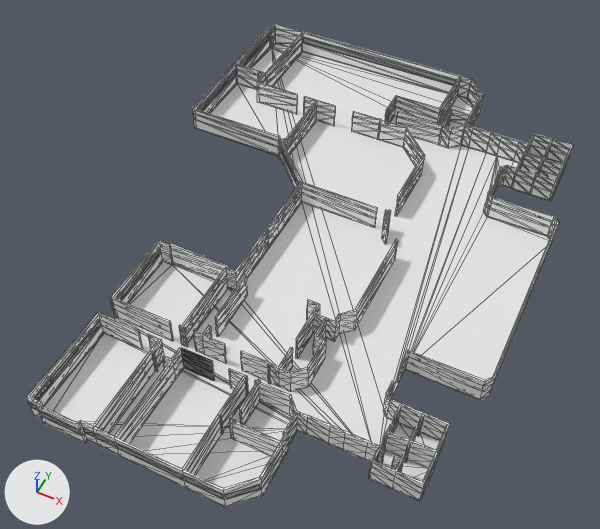
The glTF model models/all/A/Erdgeschoss/model.glb as it was, and as the next commit left it.
The view is the same before and after, from a camera (50 mm lens) standing at (42.8, -4.6, 64.4) and looking at (16.1, 48.7, -2.3). The axes (+X, +Y, +Z) are drawn at lower left. The lights are the same throughout. The first picture is the older version. Mesh edges are drawn as thin lines. Vertices at exactly the same position are counted once.
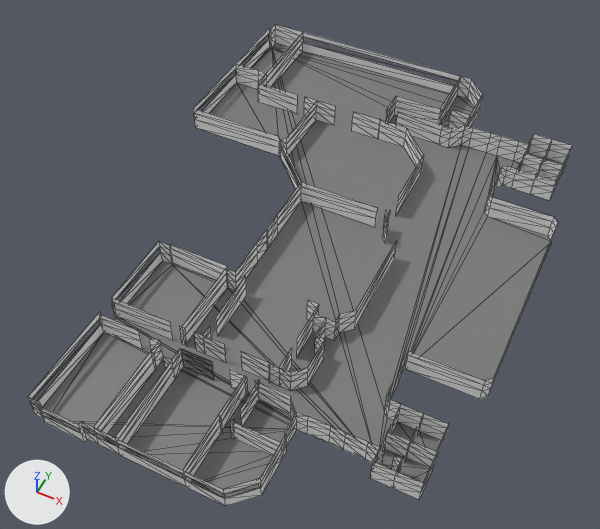
The change in detail:
Material 'floor' (mat_floor) changes colour from white #e7e7e7 to grey #7b7b7b; in linear values from (0.8, 0.8, 0.8) to (0.197, 0.197, 0.197).
me_plane_123 is used by ob_plane_027; location (48.3, 56.1, -1.5).
me_plane_123 had 1840 vertices, 3662 faces and spanned x -53.8..-8.8, y -35.8..27.4, z 0.0..3.0.
me_plane_123 now has 812 vertices, 1208 faces and spans x -53.7..-8.9, y -35.7..27.3, z 0.0..3.0.
me_plane_123 part 1: the loose piece of 752 vertices spanning x -53.8..-10.7, y -22.8..27.4, z 0.0..3.0 is rebuilt with 328 vertices and now spans x -53.7..-10.8, y -22.8..27.3, z 0.0..3.0.
me_plane_123 part 2: the loose piece of 700 vertices spanning x -45.3..-10.8, y -35.8..-19.4, z 0.0..3.0 is rebuilt with 304 vertices and now spans x -45.2..-10.9, y -35.7..-19.4, z 0.0..3.0.
me_plane_123 part 3: the loose piece of 168 vertices spanning x -30.7..-23.1, y -22.8..-2.8, z 0.0..3.0 is rebuilt with 76 vertices and now spans x -30.7..-23.2, y -22.8..-2.8, z 0.0..3.0.
me_plane_123 part 4: the loose piece of 72 vertices spanning x -17.0..-8.8, y -17.4..9.5, z 0.0..3.0 is rebuilt with 36 vertices and now spans x -16.9..-8.9, y -17.4..9.5, z 0.0..3.0.
me_plane_123 part 5: the loose piece of 52 vertices spanning x -36.0..-25.4, y 3.2..14.8, z 0.0..3.0 is rebuilt with 24 vertices and now spans x -36.0..-25.5, y 3.2..14.8, z 0.0..3.0.
me_plane_123 part 6: the loose piece of 44 vertices spanning x -26.0..-24.8, y -1.3..0.9, z 0.0..3.0 is rebuilt with 20 vertices and now spans x -26.0..-24.9, y -1.2..0.9, z 0.0..3.0.
me_plane_123 part 7: the loose piece of 36 vertices spanning x -35.8..-32.5, y -22.7..-21.3, z 0.0..3.0 is rebuilt with 16 vertices and now spans x -35.8..-32.5, y -22.6..-21.3, z 0.0..3.0.
me_plane_123 part 8: the loose piece of 16 vertices spanning x -35.0..-34.8, y -20.2..-14.3, z 0.0..3.0 is rebuilt with 8 vertices and now spans x -34.9, y -20.2..-14.3, z 0.0..3.0.

Changed parts and their boxes [x1, y1, x2, y2] in the pictures (600 x 529 px):
'Plane.007', recoloured (white to grey)
    both: [44, 44, 561, 488]
'Plane.027', reshaped
    before: [26, 24, 573, 507]
    after: [28, 24, 572, 506]
part 1 of me_plane_123, rebuilt
    before: [110, 24, 573, 347]
    after: [111, 24, 572, 347]
part 2 of me_plane_123, rebuilt
    before: [26, 312, 450, 507]
    after: [28, 312, 449, 506]
part 3 of me_plane_123, rebuilt
    before: [240, 239, 398, 391]
    after: [241, 239, 397, 390]
part 4 of me_plane_123, rebuilt
    before: [397, 185, 559, 400]
    after: [399, 187, 558, 399]
part 5 of me_plane_123, rebuilt
    before: [352, 111, 425, 216]
    after: [352, 112, 424, 215]
part 6 of me_plane_123, rebuilt (20% narrower)
    before: [382, 210, 391, 244]
    after: [383, 210, 390, 243]
part 7 of me_plane_123, rebuilt
    before: [193, 326, 227, 364]
    after: [194, 326, 226, 363]
part 8 of me_plane_123, rebuilt
    before: [215, 276, 248, 337]
    after: [216, 276, 247, 335]
